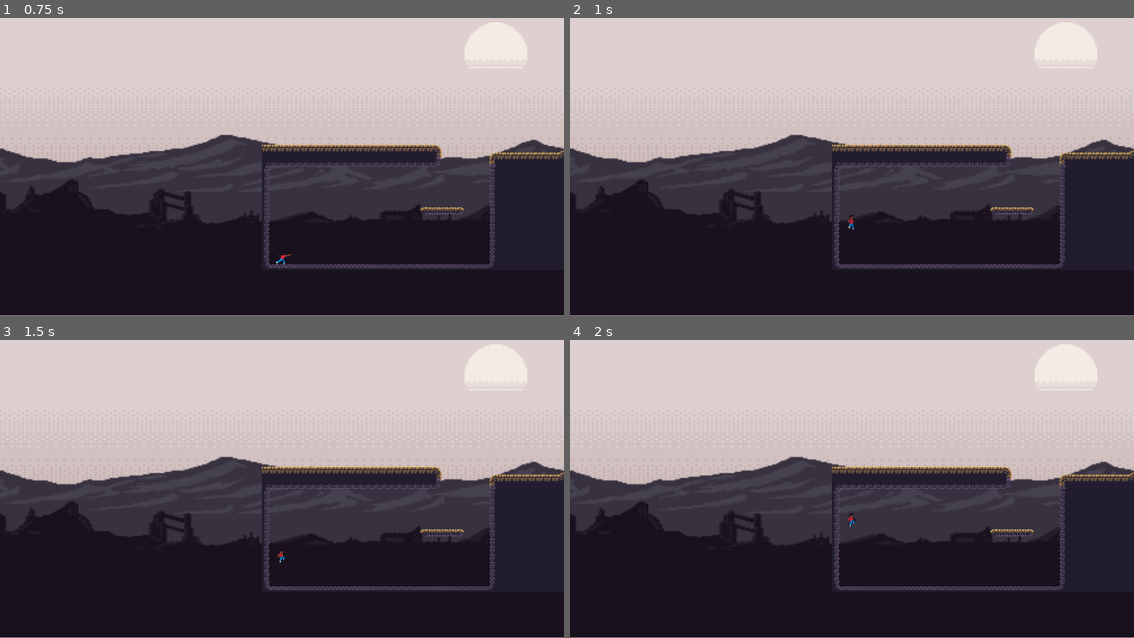
Above: before the commit, frames 1-4 (two rows, left to right).
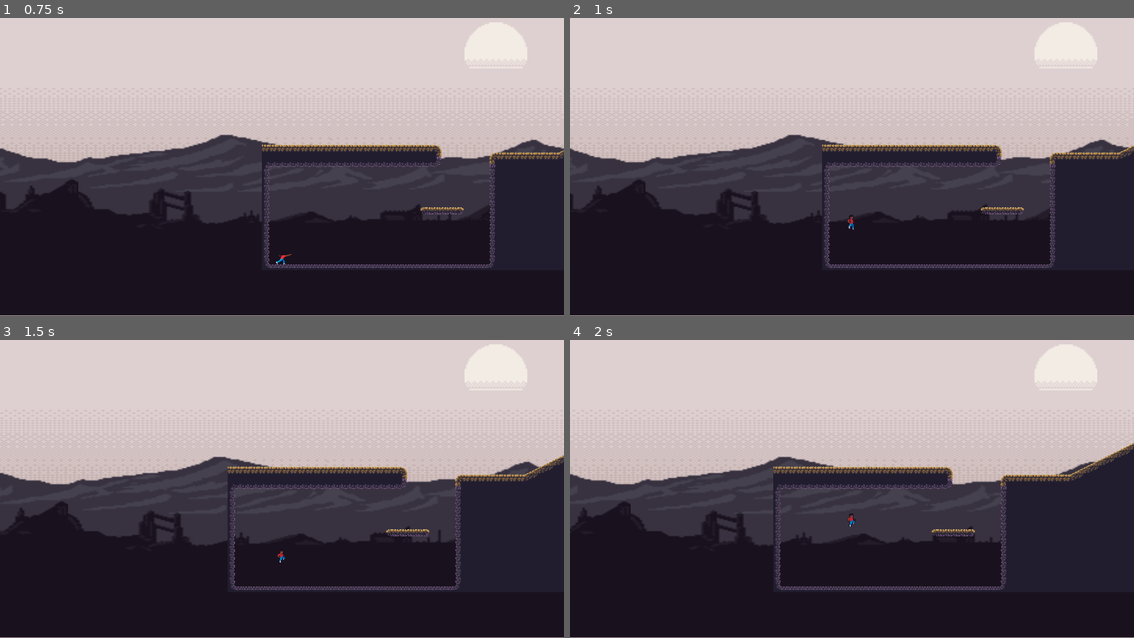
Above: after the commit, the same moments.

Repository: tblu4982/untitledplatformer_VC
Game: Godot game, scene res://scenes/main.tscn
Same seed, same stepped clock (60 frames per second), same inputs: the game is played once before the commit and once after it.
Inputs:
- Up to frame 1 (0.75 s): tap Enter at 0.5 s; hold D (move_right) from 0.53 s (still down); hold P (punch) from 0.53 s (still down)
- Up to frame 2 (1 s): keep holding D (move_right); keep holding P (punch); tap Space (jump) at 0.77 s
- Up to frame 3 (1.5 s): keep holding D (move_right); release P (punch) at 1.28 s; tap P (punch) at 1.35 s
- Up to frame 4 (2 s): keep holding D (move_right); tap Space (jump) at 1.52 s

Frame 1 is identical in both runs. In frame 2, 2.6% of the frame differs, in the area x 0-100%, y 39-85%; in frame 3, 4.3%; in frame 4, 6.0%, in the area x 0-100%, y 23-85%.

Commit message:
Push Update

Diff:
--- a/scenes/player.gd
+++ b/scenes/player.gd
@@ -13,6 +13,7 @@
 	var move_speed = SPEED
 	# Add the gravity.
 	if not is_on_floor():
+		is_punching = false
 		velocity.y += gravity * delta
 		if velocity.y < 0:
 			$AnimatedSprite2D.animation = "fall"
